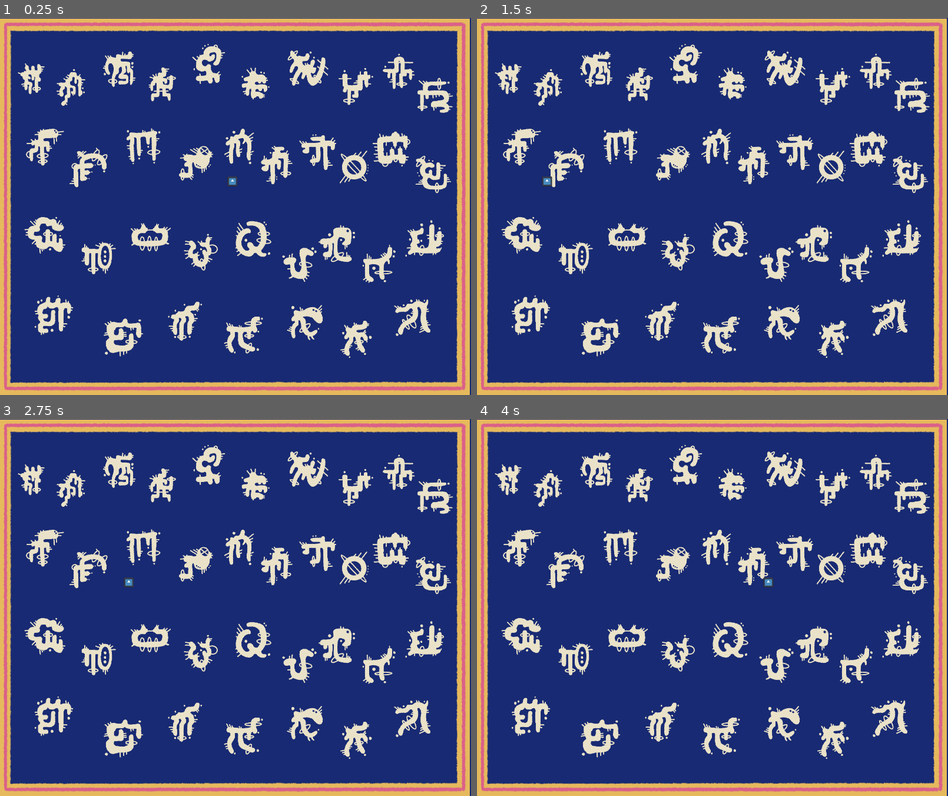
Above: before the commit, frames 1-4 (two rows, left to right).
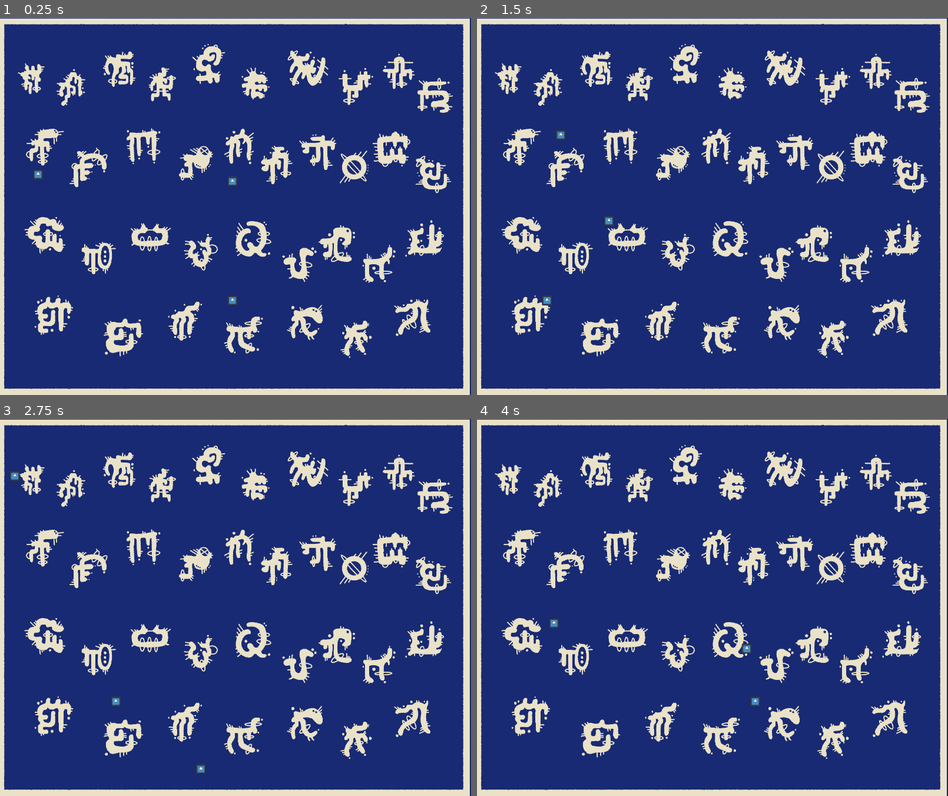
Above: after the commit, the same moments.

Repository: C-RJohnston/KBoard-Pong
Game: Godot game, scene res://MainScene.tscn
Two runs of this game, one before a commit and one after it. Both use one fixed random seed, a clock stepped at 60 frames per second and the inputs below. The engine's default icon, where the game draws it, is replaced by a stand-in: a white triangle on a blue panel in a dark square.
Inputs (mouse positions are in pixels of both pictures, inside the frame that each line leads up to):
- Up to frame 1 (0.25 s): no input
- Up to frame 2 (1.5 s): tap Enter at 0.5 s; move the mouse to (816, 187) at 0.52 s; tap 0 (0) at 0.6 s; click (816, 187) at 0.67 s; tap 1 (1) at 0.8 s; drag from (618, 225) to (688, 281) at 1.27 s
- Up to frame 3 (2.75 s): move the mouse to (282, 524) at 2.02 s; tap 2 (2) at 2.1 s; click (282, 524) at 2.17 s; tap 3 (3) at 2.3 s
- Up to frame 4 (4 s): drag from (688, 682) to (571, 550) at 2.77 s; move the mouse to (853, 664) at 3.52 s; tap 4 (4) at 3.6 s; click (853, 664) at 3.67 s; tap 5 (5) at 3.8 s

The runs differ from the first frame. In frame 1, 12% of the frame differs, in the area x 0-100%, y 0-100%; in frame 2, 12%; in frame 3, 12%; in frame 4, 12%.

Commit message:
bordr

Diff:
--- a/MainScene.tscn
+++ b/MainScene.tscn
@@ -41,7 +41,7 @@
 [ext_resource type="Texture2D" uid="uid://dvae7cq7kjp7a" path="res://Sprites/Tiles/Part2/tile011.png" id="39_fp4i8"]
 [ext_resource type="Texture2D" uid="uid://dtwdpdkpnisfr" path="res://Sprites/Tiles/Part2/tile012.png" id="40_en5tx"]
 [ext_resource type="Texture2D" uid="uid://co7ggkfupxeae" path="res://Sprites/Tiles/Part2/tile013.png" id="41_i66nc"]
-[ext_resource type="Texture2D" uid="uid://tjxeqv3ey22h" path="res://Sprites/PrototypeAssets/Bordr.png" id="42_v1tj5"]
+[ext_resource type="Texture2D" uid="uid://ccm56e4ftxqiu" path="res://Sprites/PrototypeAssets/bordrr.png" id="42_48cxy"]
 
 [sub_resource type="RectangleShape2D" id="RectangleShape2D_trjgi"]
 size = Vector2(1500, 20)
@@ -56,19 +56,27 @@
 z_index = 5
 position = Vector2(837, 520)
 
+[node name="Ball2" parent="." instance=ExtResource("1_4cffp")]
+z_index = 5
+position = Vector2(218, 498)
+
+[node name="Ball3" parent="." instance=ExtResource("1_4cffp")]
+z_index = 5
+position = Vector2(837, 899)
+
 [node name="Sounds" parent="." instance=ExtResource("3_ggpmk")]
 
 [node name="Borders" type="Node2D" parent="."]
 
 [node name="Top" type="StaticBody2D" parent="Borders"]
-position = Vector2(750, 33)
+position = Vector2(750, 13)
 physics_material_override = ExtResource("1_7f0lv")
 
 [node name="CollisionShape2D" type="CollisionShape2D" parent="Borders/Top"]
 shape = SubResource("RectangleShape2D_trjgi")
 
 [node name="Bottom" type="StaticBody2D" parent="Borders"]
-position = Vector2(0, 1165)
+position = Vector2(0, 1187)
 physics_material_override = ExtResource("1_7f0lv")
 
 [node name="CollisionShape2D" type="CollisionShape2D" parent="Borders/Bottom"]
@@ -76,14 +84,14 @@
 shape = SubResource("RectangleShape2D_trjgi")
 
 [node name="Left" type="StaticBody2D" parent="Borders"]
-position = Vector2(27, 600)
+position = Vector2(6, 600)
 physics_material_override = ExtResource("1_7f0lv")
 
 [node name="CollisionShape2D" type="CollisionShape2D" parent="Borders/Left"]
 shape = SubResource("RectangleShape2D_53cqu")
 
 [node name="Right" type="StaticBody2D" parent="Borders"]
-position = Vector2(1463, 600)
+position = Vector2(1484, 600)
 physics_material_override = ExtResource("1_7f0lv")
 
 [node name="CollisionShape2D" type="CollisionShape2D" parent="Borders/Right"]
@@ -278,4 +286,4 @@
 
 [node name="Bordr" type="Sprite2D" parent="."]
 position = Vector2(746, 602)
-texture = ExtResource("42_v1tj5")
+texture = ExtResource("42_48cxy")
Binary file added: Sprites/PrototypeAssets/bordrr.png
Not shown, added: Sprites/PrototypeAssets/bordrr.png.import
